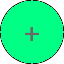
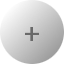
Before/after of a 64×64 layered artwork. What changed in the layer stack:
painted on "Arrière-plan" over [0, 0, 64, 64]
